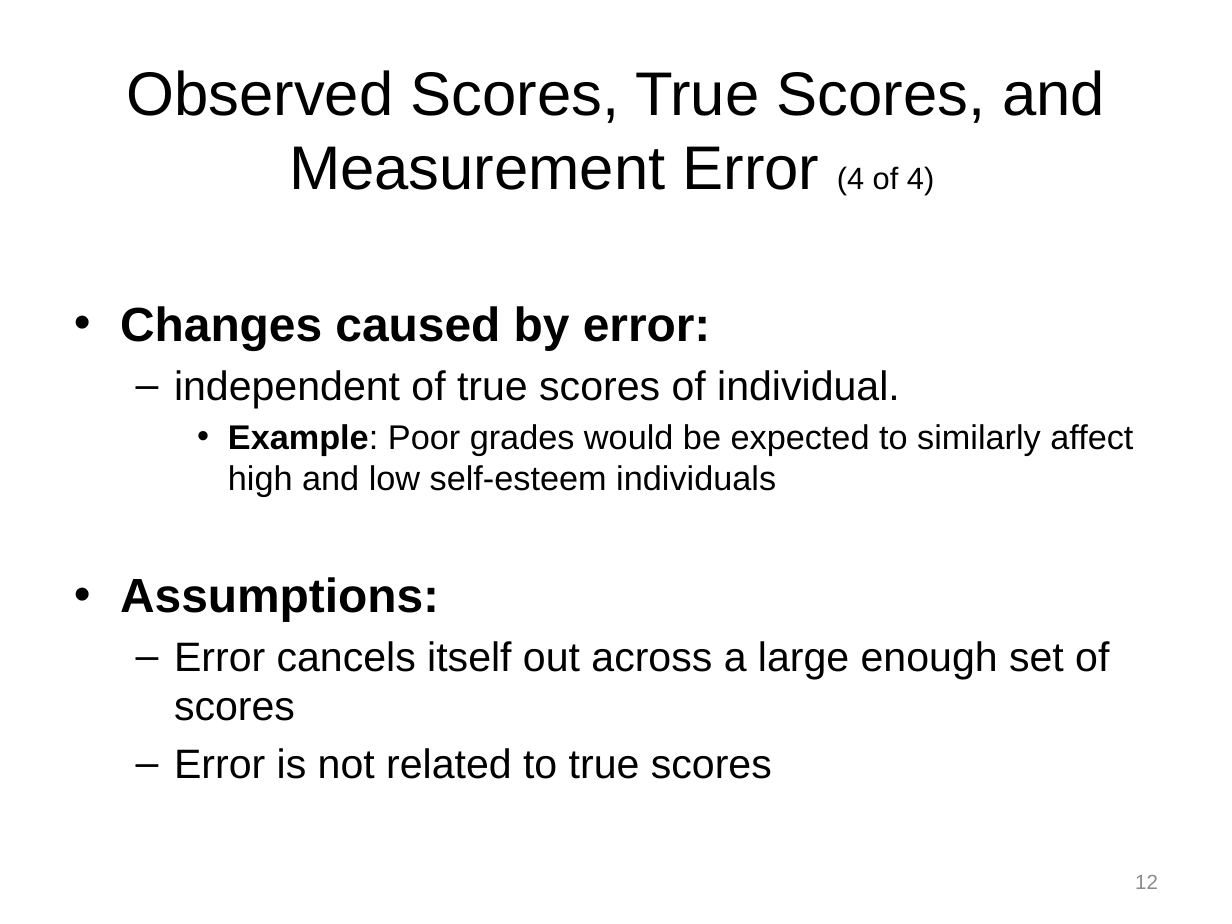
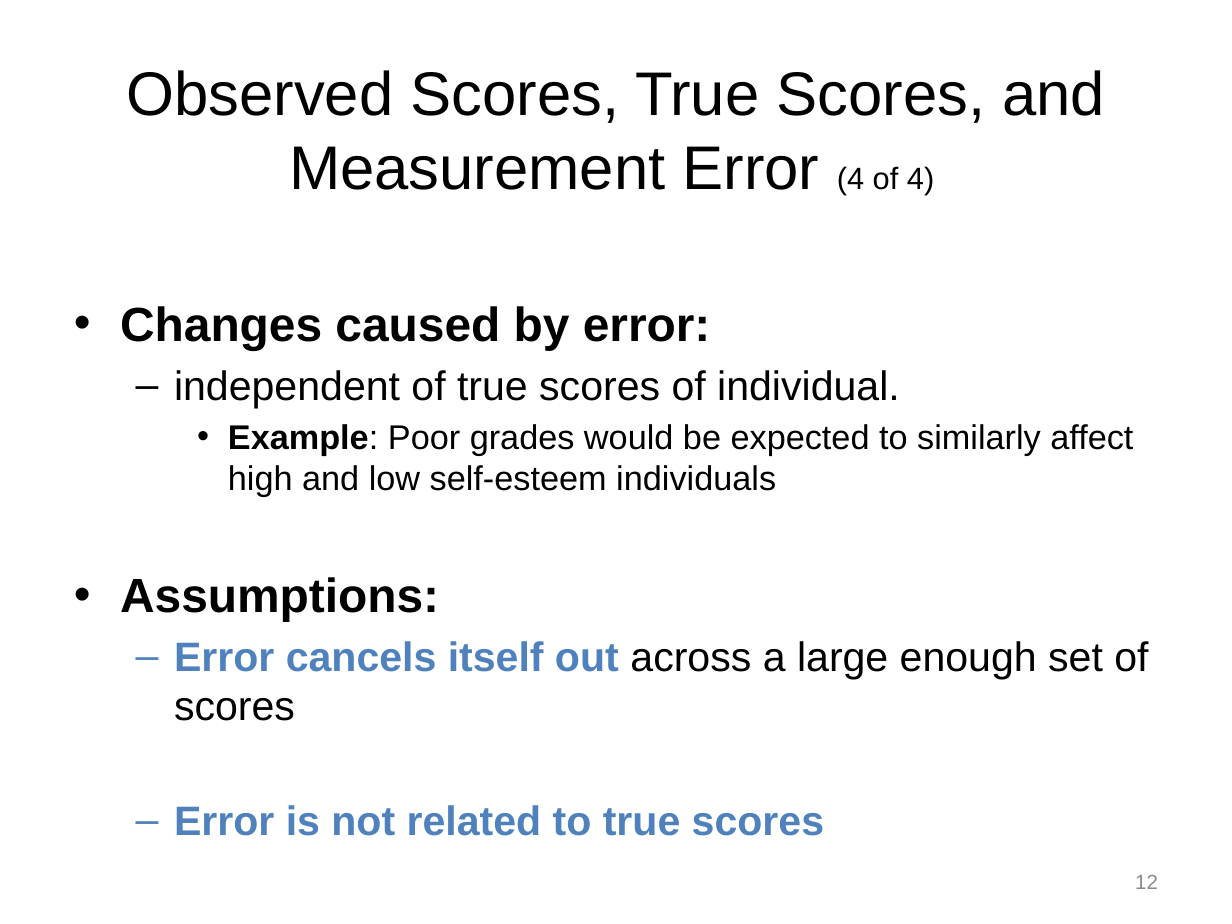
Before and after one commit to npm27/Teaching-Materials, a slide deck: slide 12 of Tests and Eval/Slides/5 Chapter 5.pptx. Drawn at 1232x924 pixels with LibreOffice and Linux fonts; fonts in the diff are those of the drawing. Boxes give left, top, right and bottom in pixels: in the first picture for what was removed or moved away, otherwise in the second. Text is boxed around its words. In the diff, an @@ line names an element or a change of style, - is before the commit and + after.

```diff
--- a/Tests and Eval/Slides/5 Chapter 5.pptx
+++ b/Tests and Eval/Slides/5 Chapter 5.pptx
@@ text at (x1=174, y1=641, x2=1148, y2=836): text colour #000000 to #4F81BD, bold on in "Error cancels itself out", "Error is not related to true scores" @@
```
Also in this commit, not shown: 6 other slides changed.
